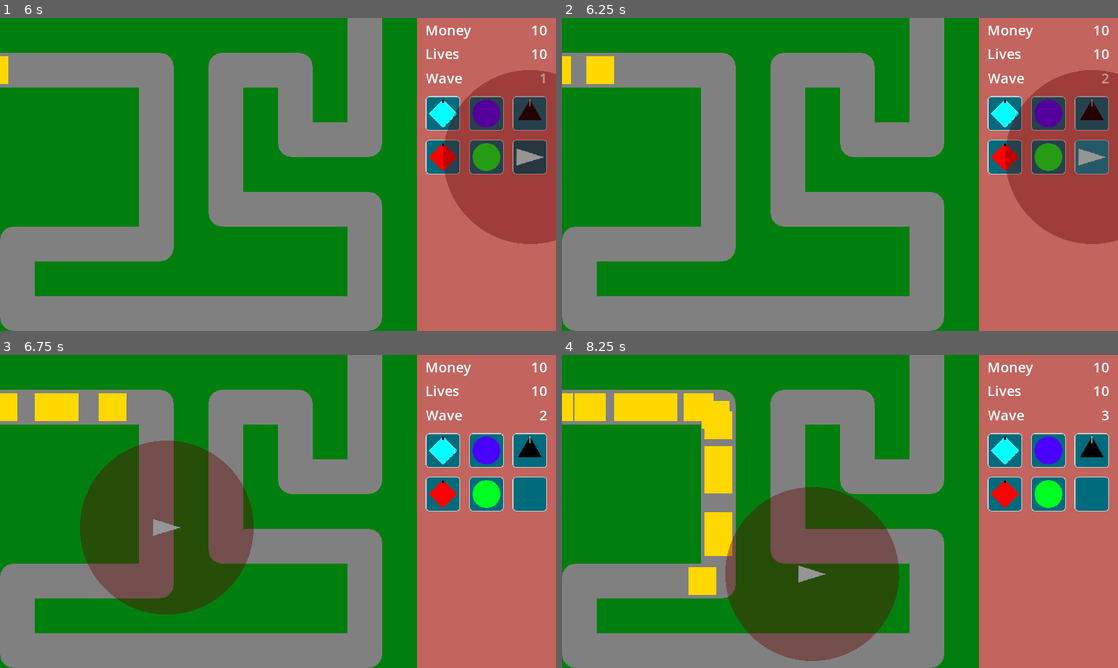
Above: before the commit, frames 1-4 (two rows, left to right).
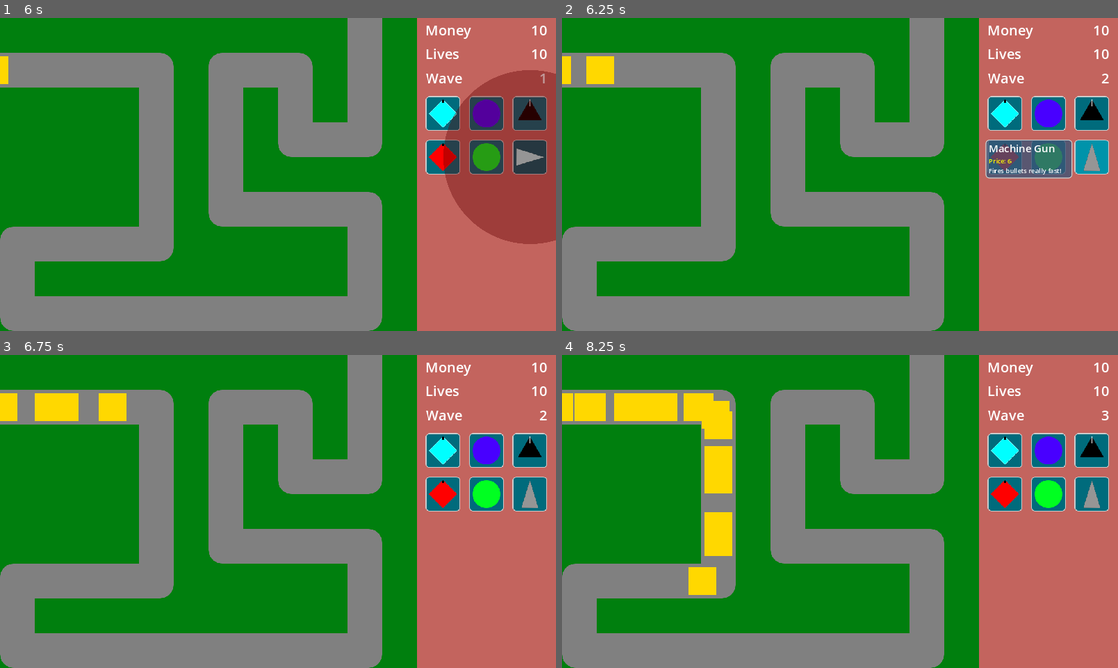
Above: after the commit, the same moments.

Repository: phrasmotica/godot-tower-defence
Game: Godot game, scene res://scenes/game.tscn
The game is run twice, just before and just after one commit, with the same random seed, the same clock (stepped at 60 frames per second) and the same inputs.
Inputs (mouse positions are in pixels of both pictures, inside the frame that each line leads up to):
- Up to frame 1 (6 s): click "Play path 0" at 0.5 s; click (444, 115) at 1.25 s; click (489, 115) at 2 s; click (528, 115) at 2.75 s; click (444, 155) at 3.5 s; click (489, 155) at 4.25 s; click (528, 155) at 5 s; tap Enter (ui_accept) at 5.75 s; move the mouse to (528, 155) at 5.77 s; hold Shift (fast_forward) from 5.78 s (still down); tap . (next_tower) at 5.85 s; click (528, 155) at 5.92 s
- Up to frame 2 (6.25 s): keep holding Shift (fast_forward); tap Enter (ui_accept) at 6.02 s
- Up to frame 3 (6.75 s): move the mouse to (166, 527) at 6.52 s; release Shift (fast_forward) at 6.53 s; tap , (previous_tower) at 6.6 s
- Up to frame 4 (8.25 s): tap Enter (ui_accept) at 6.77 s; move the mouse to (895, 442) at 7.27 s; hold Shift (fast_forward) from 7.28 s (still down); tap . (next_tower) at 7.35 s; move the mouse to (812, 574) at 8.02 s; tap , (previous_tower) at 8.1 s; click (812, 574) at 8.17 s

Frame 1 is identical in both runs. In frame 2, 9.8% of the frame differs, in the area x 76-100%, y 16-73%; in frame 3, 14%; in frame 4, 14%, in the area x 29-97%, y 40-98%.

Commit message:
Click same create tower button again to cancel tower creation

Diff:
--- a/scripts/create_tower_button.gd
+++ b/scripts/create_tower_button.gd
@@ -75,6 +75,11 @@
 func update_affordability(money: int):
 	disabled = tower_price > money
 
+func cancel():
+	is_creating_mode = false
+
+	cancel_tower.emit()
+
 func _process(_delta):
 	if Engine.is_editor_hint():
 		return
@@ -84,15 +89,18 @@
 		create()
 
 func _on_pressed():
+	if is_creating_mode:
+		cancel()
+		tooltip.show()
+		return
+
 	print("Creating tower via button")
 	create()
 
 func _on_mouse_entered():
 	if not disabled:
 		if is_creating_mode:
-			is_creating_mode = false
-
-			cancel_tower.emit()
+			cancel()
 
 		tooltip.show()
 
